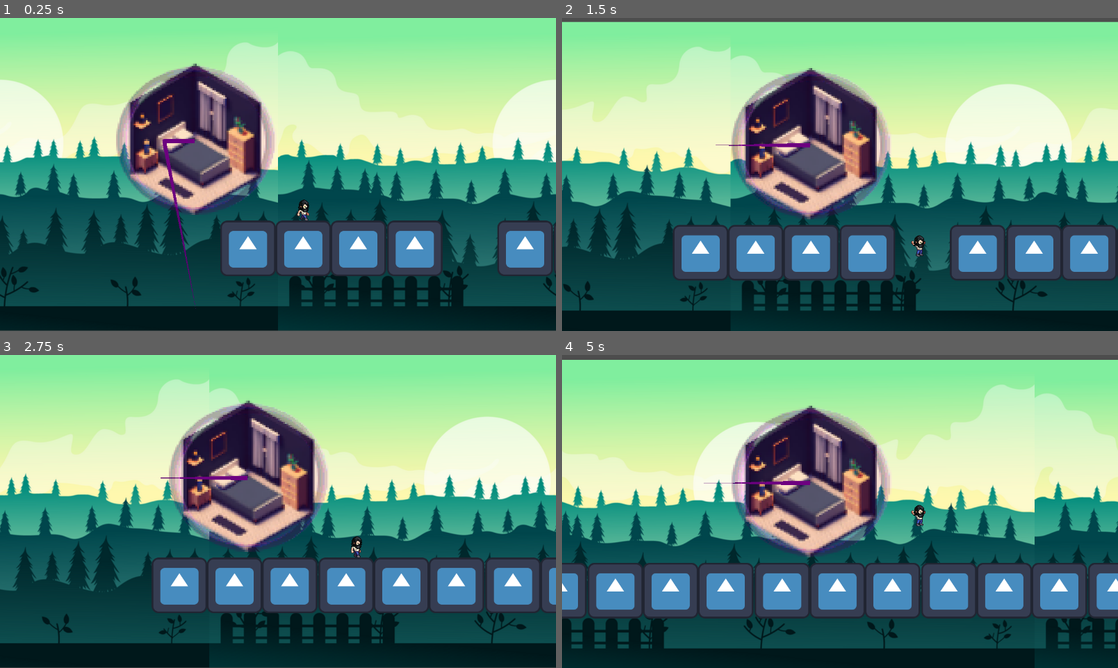
Above: before the commit, frames 1-4 (two rows, left to right).
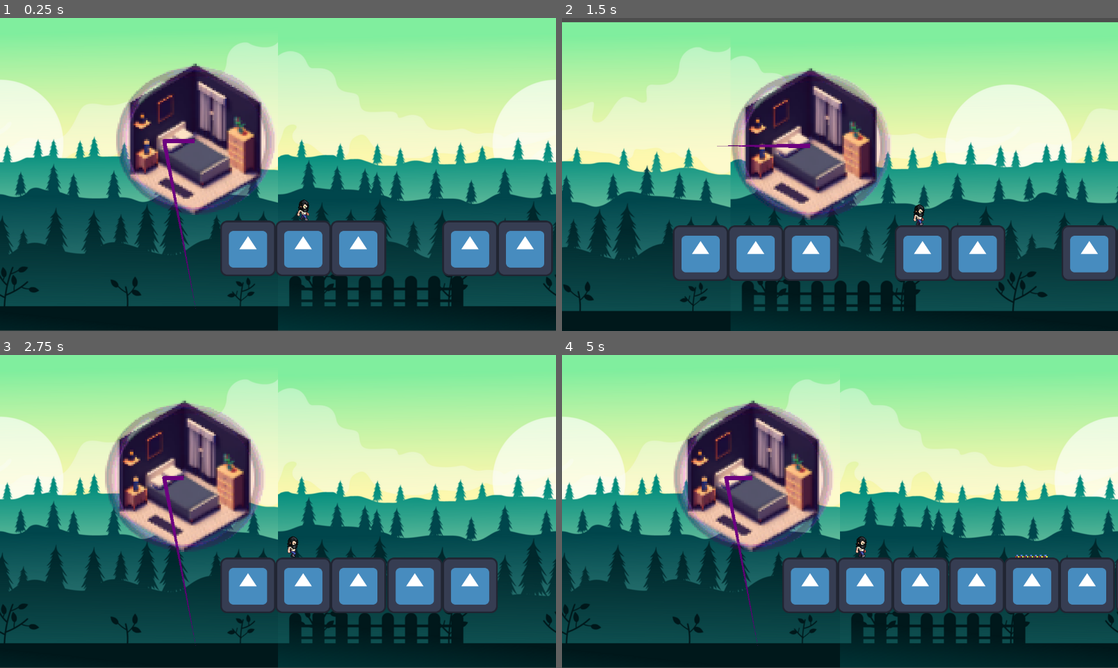
Above: after the commit, the same moments.

Repository: Narrop/Jame-Gam-17
Game: Godot game, scene res://Scenes/Levels/Level1.tscn
The game is run twice, just before and just after one commit, with the same random seed, the same clock (stepped at 60 frames per second) and the same inputs. The engine's default icon, where the game draws it, is replaced by a stand-in: a white triangle on a blue panel in a dark square.
Inputs:
- Up to frame 1 (0.25 s): no input
- Up to frame 2 (1.5 s): tap Enter (ui_accept) at 0.5, 0.77 s; hold Right (ui_right) from 0.53 s (still down)
- Up to frame 3 (2.75 s): tap Enter (ui_accept) at 1.52 s; release Right (ui_right) at 2.03 s; hold Left (ui_left) from 2.03 s (still down)
- Up to frame 4 (5 s): release Left (ui_left) at 2.78 s; hold Right (ui_right) 2.78-4.28 s; tap Enter (ui_accept) at 3.02, 3.77, 4.52 s; hold Left (ui_left) from 4.28 s (still down)

The runs differ from the first frame. In frame 1, 3.5% of the frame differs, in the area x 69-100%, y 64-83%; in frame 2, 7.3%; in frame 3, 40%; in frame 4, 54%, in the area x 0-100%, y 0-100%.
Error after the commit: Invalid access to property or key 'global_position' on a base object of type 'null instance'. (res://Scenes/Levels/Grounds/Ground.gd:11)

Commit message:
Update SpawnGround.gd

Diff:
--- a/Scenes/Levels/SpawnGround.gd
+++ b/Scenes/Levels/SpawnGround.gd
@@ -12,7 +12,8 @@
 	preload("res://Scenes/Levels/Grounds/Ground1.tscn"),
 	preload("res://Scenes/Levels/Grounds/Ground2.tscn"),
 	preload("res://Scenes/Levels/Grounds/Ground3.tscn"),
-	preload("res://Scenes/Levels/Grounds/Ground4.tscn")
+	preload("res://Scenes/Levels/Grounds/Ground4.tscn"),
+	preload("res://Scenes/Levels/Grounds/Ground5.tscn")
 ]
 
 # Called every frame. 'delta' is the elapsed time since the previous frame.
